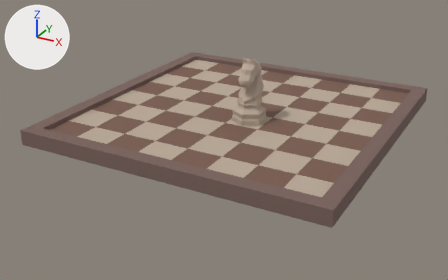
Renders of the Blender file assets/models/scene.blend from each side of a commit.
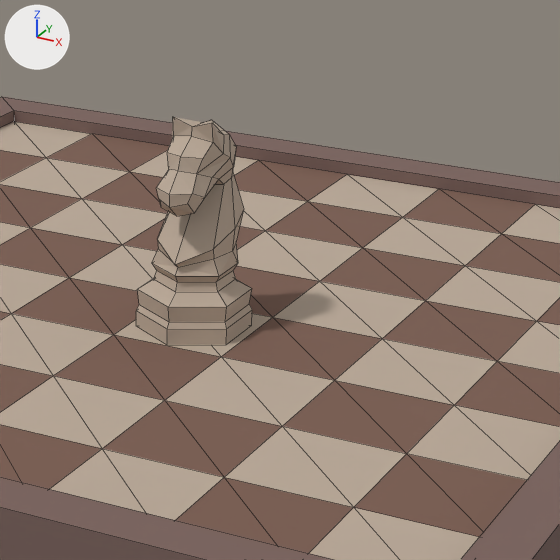
Each version appears first whole from a 50 mm camera at (7.79, -15.24, 6.58) aimed at (-0.15, -0.81, -0.63), and next in a close-up on the part from 43% to 80% of the width and 8% to 68% of the height. Every picture has the same lights, and +X, +Y and +Z are marked at upper left. The close-ups show mesh edges as thin lines.

Before the edit, the objects in view are built like this:
```python
me_plane = bpy.data.meshes.new('Plane')
me_plane.from_pydata(...)  # 81 vertices, 128 faces; spans x -4.0..4.0, y -4.0..4.0, z 0.0
me_plane.materials.append(mat_material_001)  # picture img_chess_board
me_plane_011 = bpy.data.meshes.new('Plane.011')
me_plane_011.from_pydata(...)  # 210 vertices, 276 faces, 6 loose edges; spans x 0.08..0.92, y 0.01..0.99, z 0.0..1.96
me_plane_011.materials.append(mat_material_011)  # picture img_chess_board_010
me_plane_023 = bpy.data.meshes.new('Plane.023')
me_plane_023.from_pydata(...)  # 113 vertices, 114 faces; spans x 0.08..0.92, y -0.99..-0.01, z 0.0..1.82
# faces by material slot: [46, 68]
me_plane_023.materials.append(mat_material_023)  # picture img_chess_board_022
me_plane_023.materials.append(mat_material_025)  # picture img_chess_board_024
ob_bishop = bpy.data.objects.new('Bishop', me_plane_011)
ob_bishop.location = (0.0, -1.0, 0.0)
ob_bishop.hide_set(True)  # its collection is switched off
ob_board = bpy.data.objects.new('Board', me_plane)
ob_board.location = (0.0, 0.0, 0.0)
ob_knight = bpy.data.objects.new('Knight', me_plane_023)
ob_knight.location = (0.0, 0.0, 0.0)
# also in view: 'Base' at (0.0, 0.0, -0.08)
```
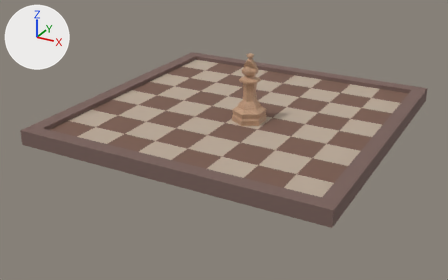
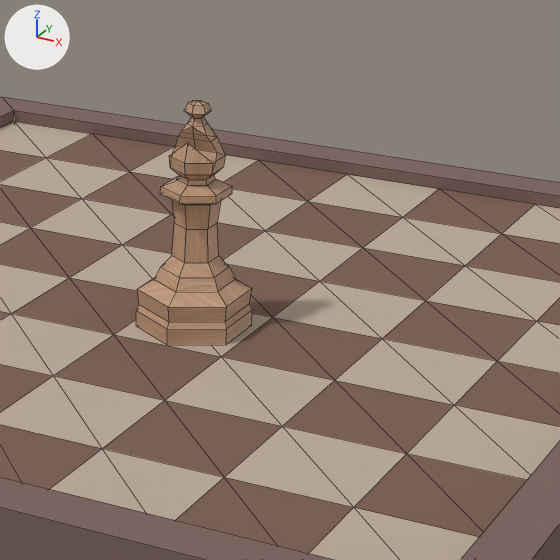
Where the newer file only moved an object's origin or applied its transform, the numbers keep the older frame.

Location of each change, (x1, y1, x2, y2) in pixels of the close-ups (560 x 560 px):
'Knight', hidden (beige): before (136, 117, 252, 345)
'Bishop', shown (beige): after (136, 101, 252, 345)
part 1 of me_plane_011, cut back (beige): after (169, 101, 225, 174)
part 2 of me_plane_011, recoloured (beige): after (136, 103, 252, 345)
part 3 of me_plane_023, recoloured (beige): before (136, 243, 252, 345)
part 4 of me_plane_023, recoloured (brown): before (152, 117, 244, 276)

The change, as a diff of the scene's bpy script:
```diff
--- a/assets/models/scene.blend.py
+++ b/assets/models/scene.blend.py
@@ img_veneerwhiteoakrandommatched001_col_2k_metalness_png @@
+img_veneerwhiteoakrandommatched001_col_2k_metalness_png = load_image('VeneerWhiteOakRandomMatched001_COL_2K_METALNESS.png', '../textures/VeneerWhiteOakRandomMatched001_COL_2K_METALNESS.png', 2048, 2048, 'sRGB')
@@ mat_white_oak @@
+mat_white_oak = principled_material('White Oak')
+mat_white_oak.texture = img_veneerwhiteoakrandommatched001_col_2k_metalness_png
@@ me_plane_011 @@
 # used by ob_bishop; location = (0.0, -1.0, 0.0)
-me_plane_011.from_pydata(...)  # 210 vertices, 276 faces, 6 loose edges; spans x 0.08..0.92, y 0.01..0.99, z 0.0..1.96
+me_plane_011.from_pydata(...)  # 133 vertices, 144 faces; spans x 0.08..0.92, y 0.01..0.99, z 0.0..1.96
+# me_plane_011 part 1
+# 92 vertices are removed from x 0.33..0.67, y 0.35..0.58, z 0.0..1.96
+# 276 faces are deleted
+# 6 loose edges are deleted
+# 3 vertices in x 0.43..0.57, y 0.54..0.58, z 1.76 move by (0.0, 0.01, 0.0)
+# 3 vertices move from x 0.43..0.57, y 0.46..0.65, z 1.65..1.76 to x 0.43..0.57, y 0.45..0.67, z 1.65..1.76
+# 15 vertices are added at x 0.31..0.69, y 0.33..0.58, z 1.49..1.76
+# 144 new faces join them
+# me_plane_011 part 2: 98 faces spanning x 0.08..0.92, y 0.01..0.99, z 0.0..1.94 switch from mat_material_011 (picture img_chess_board_010) to mat_white_oak (picture img_veneerwhiteoakrandommatched001_col_2k_metalness_png)
@@ me_plane_023 @@
 me_plane_023.from_pydata(...)  # 113 vertices, 114 faces; spans x 0.08..0.92, y -0.99..-0.01, z 0.0..1.82
 # used by ob_knight; location = (0.0, 0.0, 0.0)
+# me_plane_023 part 3: all 46 faces that had it switch from mat_material_023 (picture img_chess_board_022) to no material
+# me_plane_023 part 4: all 68 faces that had it switch from mat_material_025 (picture img_chess_board_024) to no material
@@ ob_bishop @@
 ob_bishop.location = (0.0, -1.0, 0.0)
-ob_bishop.hide_set(True)  # its collection is switched off
@@ ob_knight @@
 ob_knight = bpy.data.objects.new('Knight', me_plane_023)
-ob_knight.location = (0.0, 0.0, 0.0)
+ob_knight.location = (0.0, -1.0, 0.0)
+ob_knight.hide_set(True)  # its collection is switched off
```
